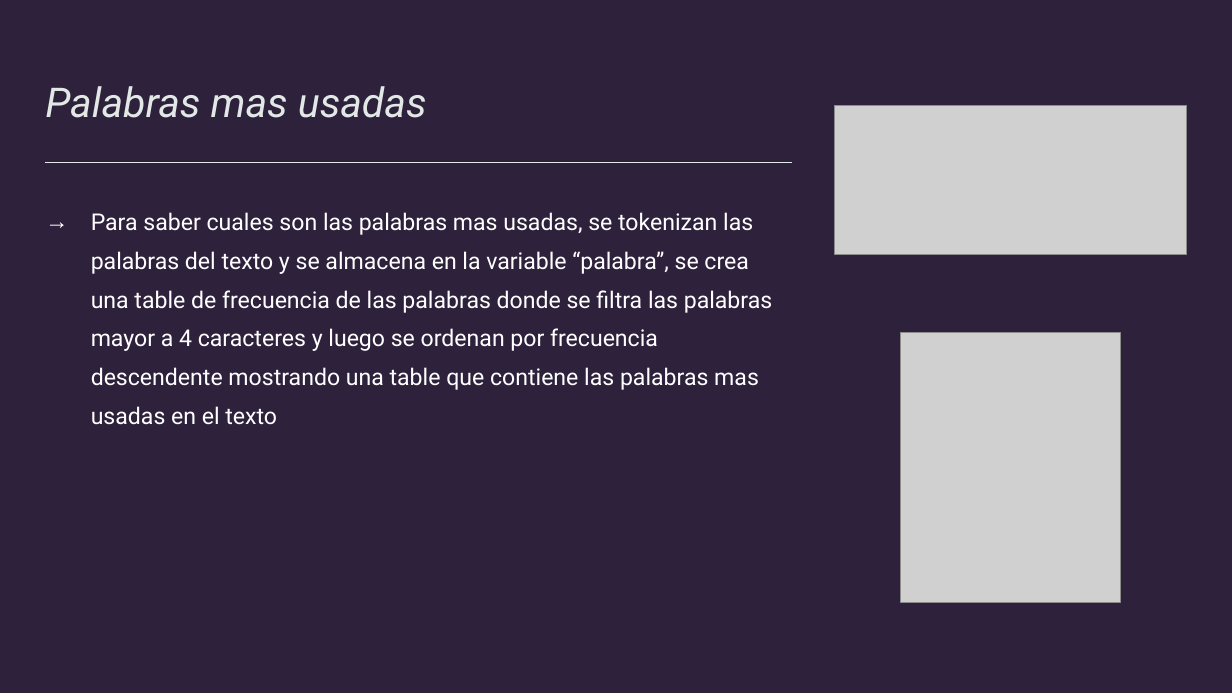
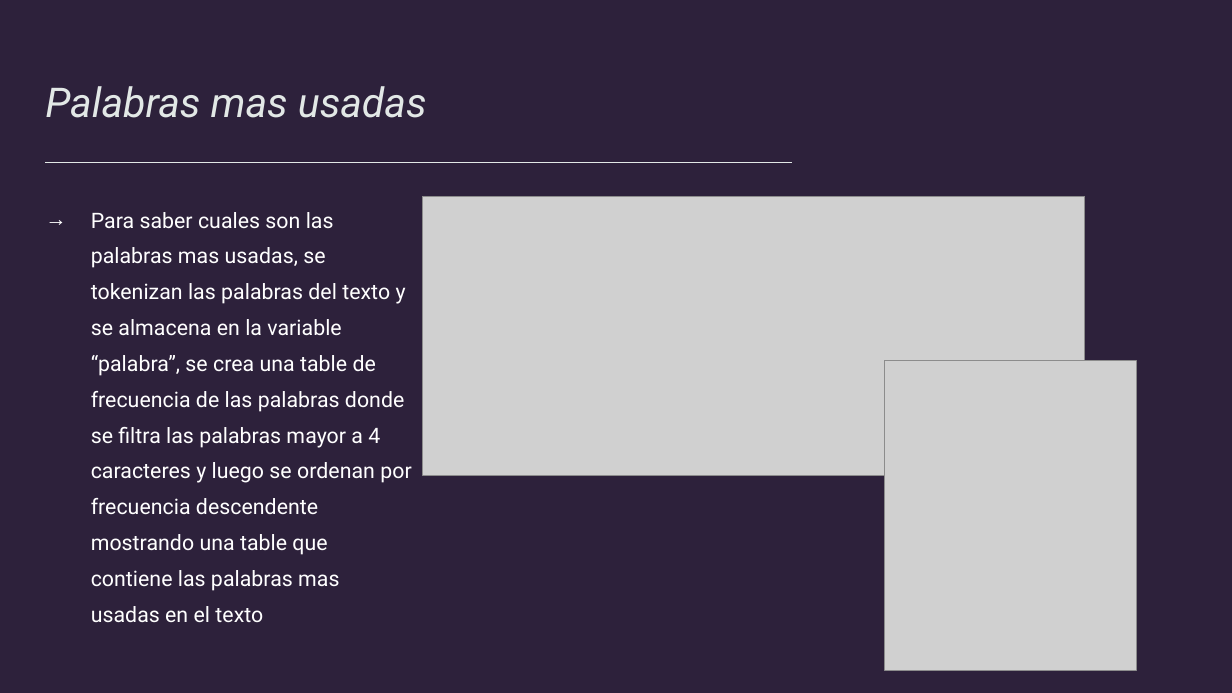
Before and after one commit to XOP1S/ractivity, a slide deck: slide 5 of Presentacion la Regenta.pptx. Drawn at 1232x693 pixels with LibreOffice and Linux fonts; fonts in the diff are those of the drawing; grey boxes stand for pictures. Boxes give left, top, right and bottom in pixels: in the first picture for what was removed or moved away, otherwise in the second. Text is boxed around its words. In the diff, an @@ line names an element or a change of style, - is before the commit and + after.

```diff
--- a/Presentacion la Regenta.pptx
+++ b/Presentacion la Regenta.pptx
@@ text "Para saber cuales son las ..." at [91,212,411,591]: size 18 to 16.6 pt @@
@@ picture: place and size @@
-picture at [835,106,1187,255]
+picture at [423,197,1085,476]
@@ picture: place and size @@
-picture at [901,333,1120,602]
+picture at [884,360,1137,670]
```
Also in this commit, not shown: 3 other slides changed.
